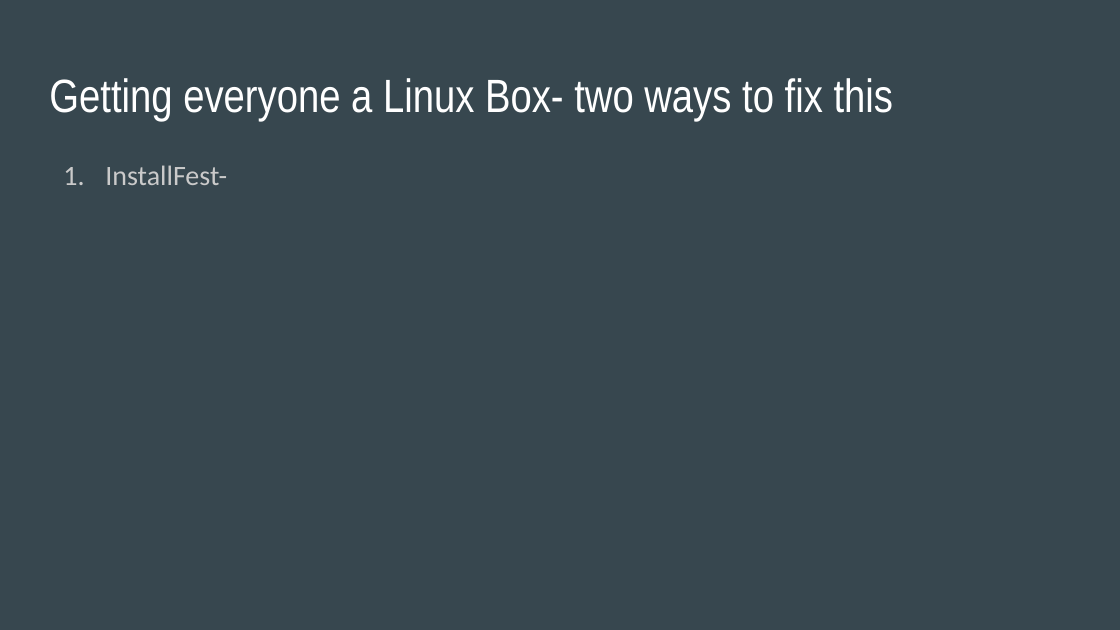
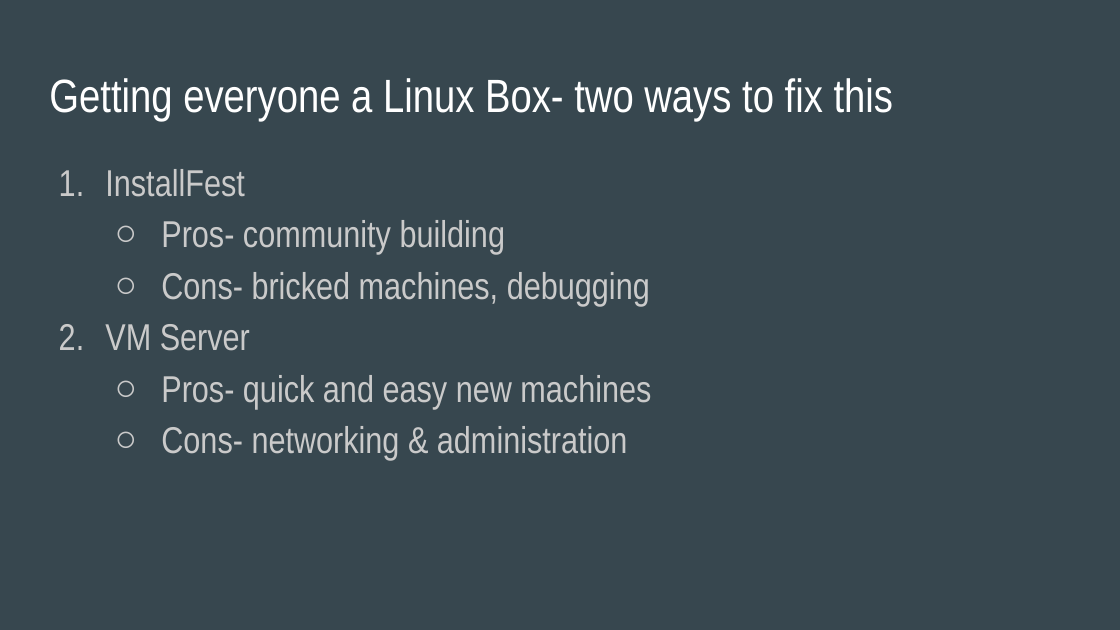
Before and after one commit to phat-sumo/everyone-can-be-root, a slide deck: slide 4 of everyone-can-be-root.pptx (slide 9 before the commit). Drawn at 1120x630 pixels with LibreOffice and Linux fonts; fonts in the diff are those of the drawing. Boxes give left, top, right and bottom in pixels: in the first picture for what was removed or moved away, otherwise in the second. Text is boxed around its words. In the diff, an @@ line names an element or a change of style, - is before the commit and + after.

```diff
--- a/everyone-can-be-root.pptx
+++ b/everyone-can-be-root.pptx
@@ text at [105,169,651,460]: text changed; size 18 to 24 pt; font Calibri to Arial Narrow @@
-1. InstallFest-
+1. InstallFest
+  ○ Pros- community building
+  ○ Cons- bricked machines, debugging
+2. VM Server
+  ○ Pros- quick and easy new machines
+  ○ Cons- networking & administration
```
Also in this commit, not shown: 6 slides added, 3 other files.
